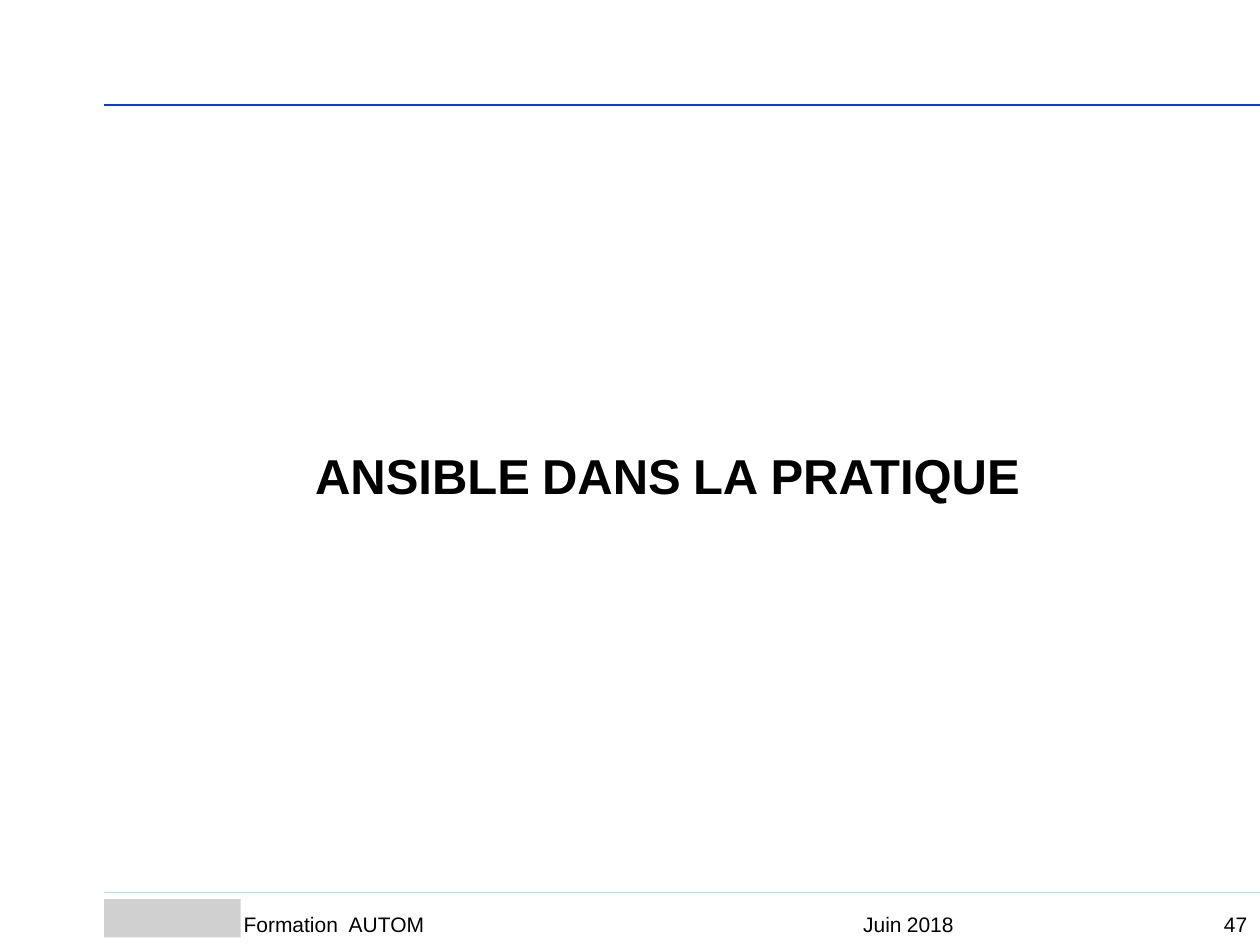
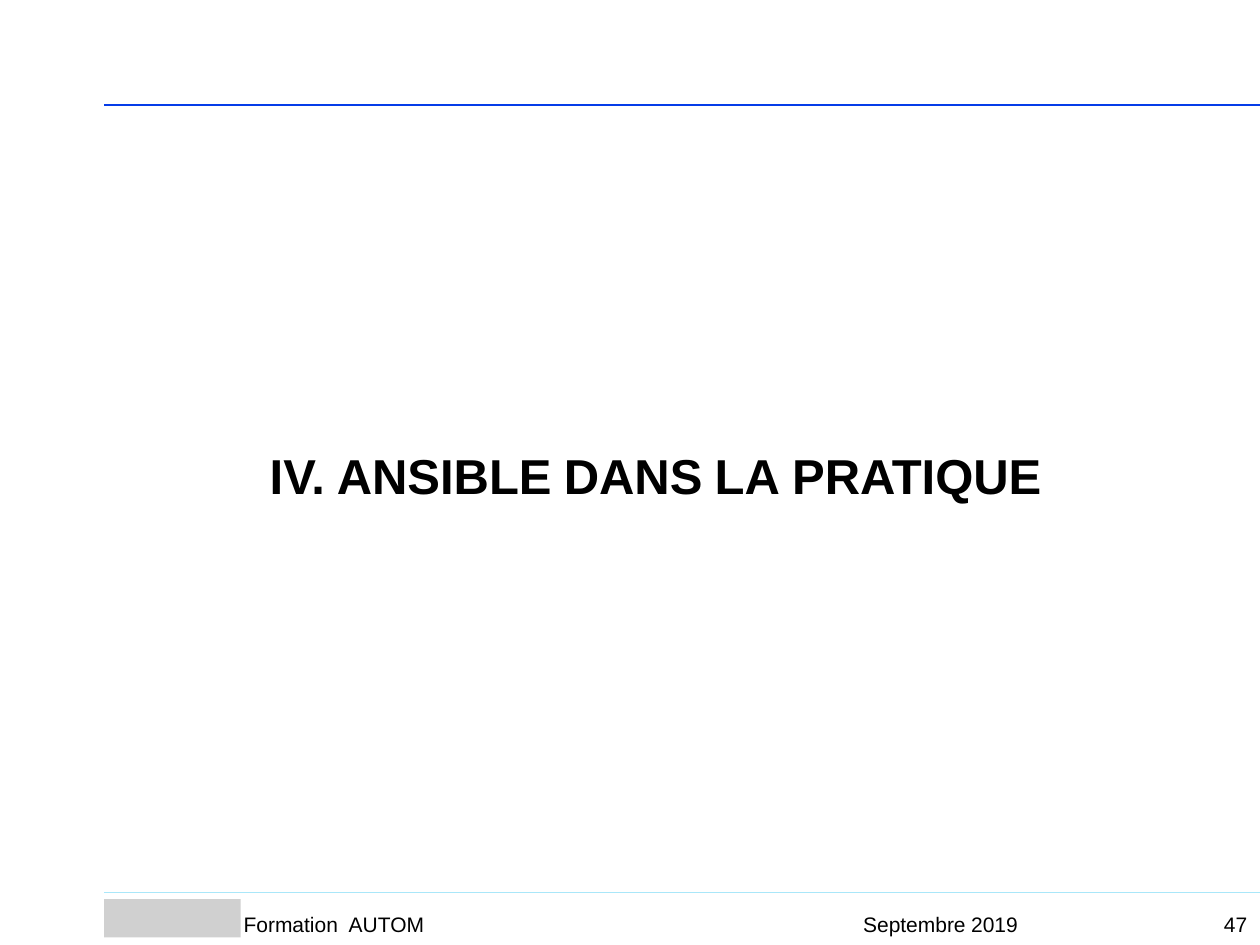
Before and after one commit to Sputnik93/cours_ansible, a slide deck: slide 47 of Ansible_support_cours_AGO.ppt. Drawn at 1260x945 pixels with LibreOffice and Linux fonts; fonts in the diff are those of the drawing; grey boxes stand for pictures; background and template pictures are left out. Boxes give left, top, right and bottom in pixels: in the first picture for what was removed or moved away, otherwise in the second. Text is boxed around its words. In the diff, an @@ line names an element or a change of style, - is before the commit and + after.

```diff
--- a/Ansible_support_cours_AGO.ppt
+++ b/Ansible_support_cours_AGO.ppt
@@ text at [270, 459, 1041, 504]: text changed @@
-ANSIBLE DANS LA PRATIQUE
+IV. ANSIBLE DANS LA PRATIQUE
@@ text removed at [863, 916, 954, 933] @@
-Juin 2018
@@ text added at [863, 916, 1018, 936], 12 pt, text #000000 @@
+Septembre 2019
```
Also in this commit, not shown: 13 other slides changed, 5 slides added, 15 slides removed.
